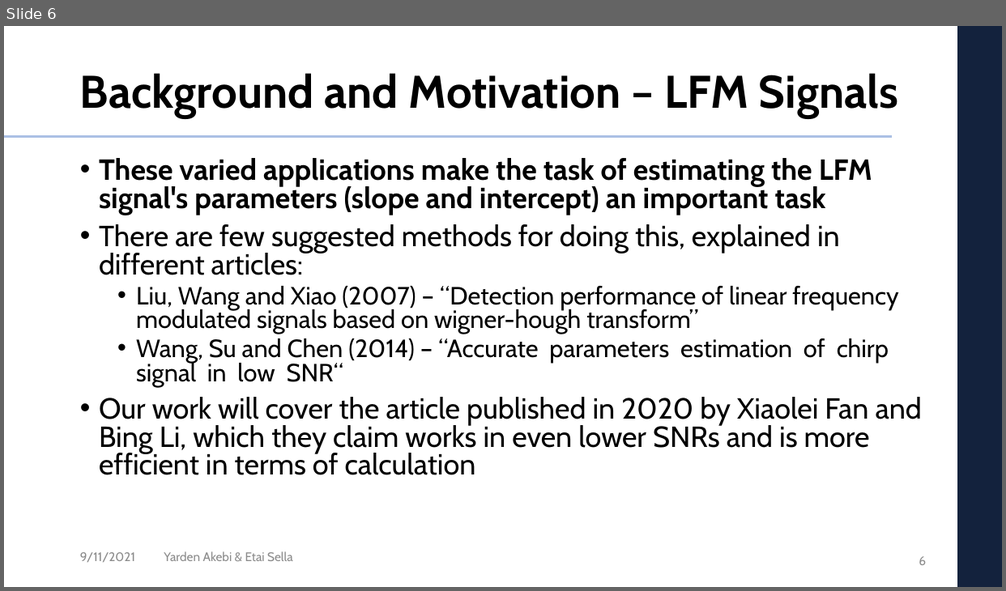
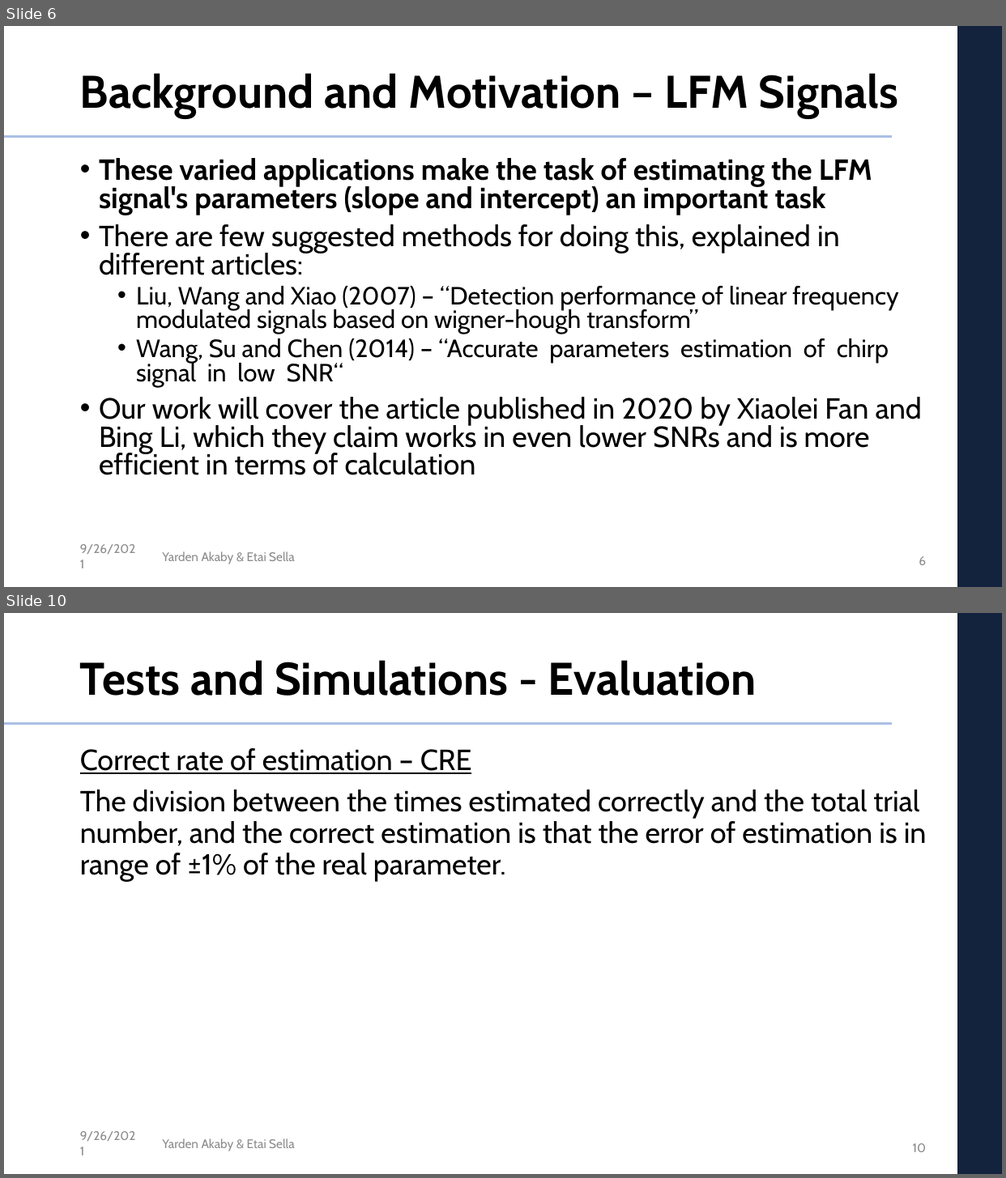
Before and after one commit to etaisella/multi_dim_DSP_final_project, a slide deck: presentation/DSP_project_presentation.pptx. Shown one above the other, each under a label of ours: slide 6 before the commit, slides 6 and 10 after it; the slides between them are not shown. The pictures are 1006x591 and 1006x1178 pixels, drawn with LibreOffice and Linux fonts; fonts in the diff are those of the drawing; background and template pictures are left out. Boxes give left, top, right and bottom in pixels: in the first picture for what was removed or moved away, otherwise in the second. Text is boxed around its words. In the diff, an @@ line names an element or a change of style, - is before the commit and + after.

```diff
--- a/presentation/DSP_project_presentation.pptx
+++ b/presentation/DSP_project_presentation.pptx
@@ slide 10 added at [4,613,1002,1174], background #FFFFFF; not listed: 3 template elements that a slide beside it also shows @@
@@ title added at [80,660,756,696], 44 pt, text #000000, bold @@
+Tests and Simulations - Evaluation
@@ text added at [80,748,927,882], 28 pt, text #000000 @@
+Correct rate of estimation – CRE
+The division between the times estimated correctly and the total trial number, and the correct estimation is that the error of estimation is in range of ±1% of the real parameter.
@@ text added at [80,1131,136,1141], 12 pt, text #8C8C8C @@
+9/26/2021
@@ text added at [162,1139,294,1152], 12 pt, text #8C8C8C @@
+Yarden Akaby & Etai Sella
@@ page number added at [913,1144,926,1152], 12 pt, text #8C8C8C @@
+10
@@ slide 6 changed as well @@
@@ text at [80,544,136,554]: text changed @@
-9/11/2021
+9/26/2021
@@ text at [162,552,294,565]: text changed @@
-Yarden Akebi & Etai Sella
+Yarden Akaby & Etai Sella
```
Also in this commit, not shown: 5 other slides changed, 9 other slides added, 1 other file.
